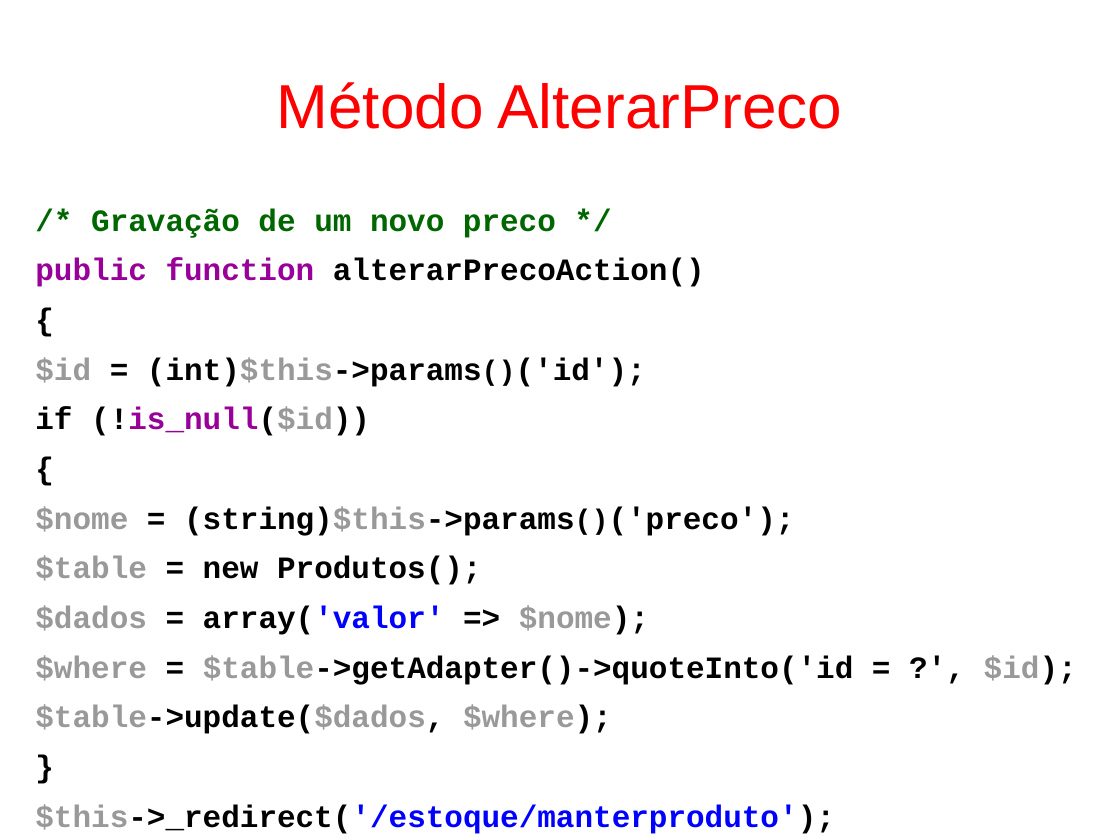
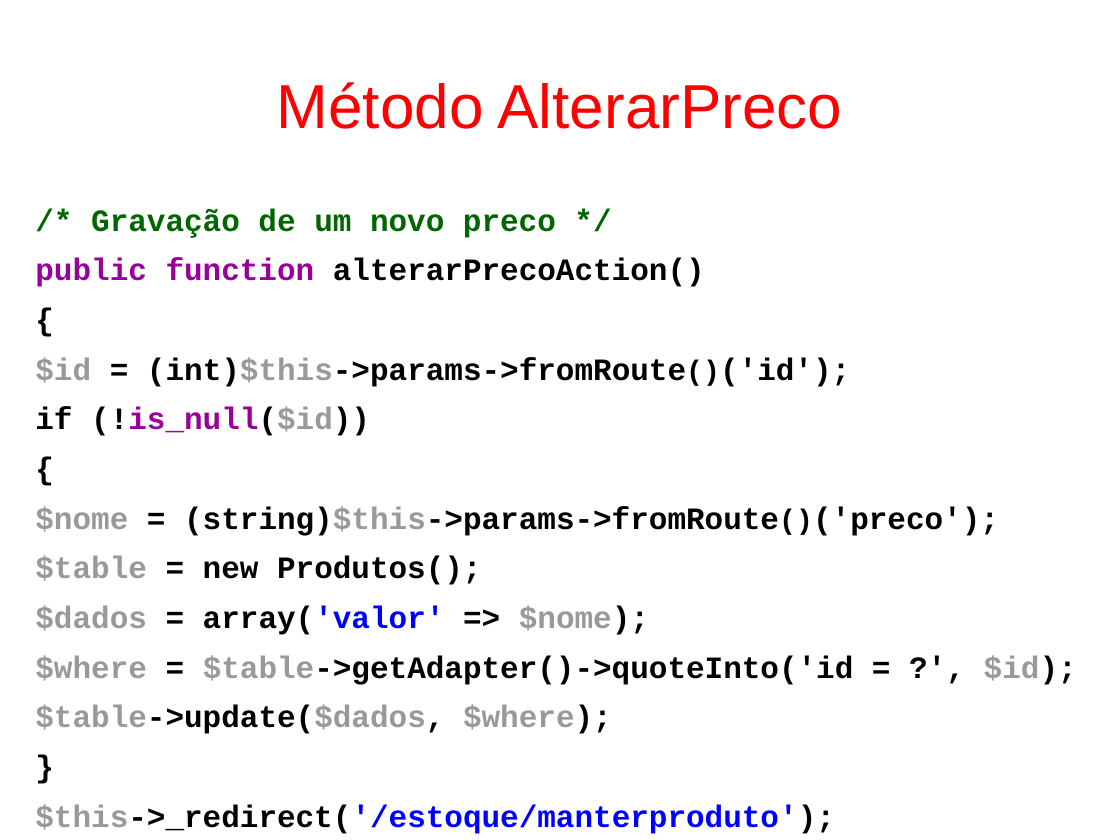
Before and after one commit to fgsl/lojasacme, a slide deck: slide 166 of docs/tutorial.odp (slide 167 before the commit). Drawn at 1120x840 pixels with LibreOffice and Linux fonts; fonts in the diff are those of the drawing. Boxes give left, top, right and bottom in pixels: in the first picture for what was removed or moved away, otherwise in the second. Text is boxed around its words. In the diff, an @@ line names an element or a change of style, - is before the commit and + after.

```diff
--- a/docs/tutorial.odp
+++ b/docs/tutorial.odp
@@ text at [35, 357, 850, 387]: text changed @@
-$id = (int)$this->params()('id');
+$id = (int)$this->params->fromRoute()('id');
@@ text at [35, 506, 999, 536]: text changed @@
-$nome = (string)$this->params()('preco');
+$nome = (string)$this->params->fromRoute()('preco');
```
Also in this commit, not shown: 13 other slides changed, 1 slide removed, 1 other file.
